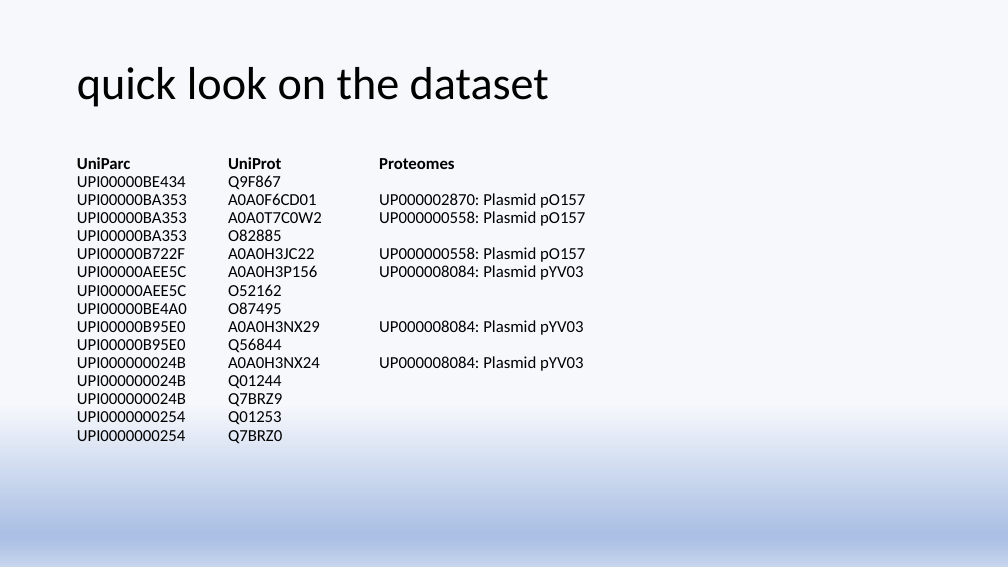
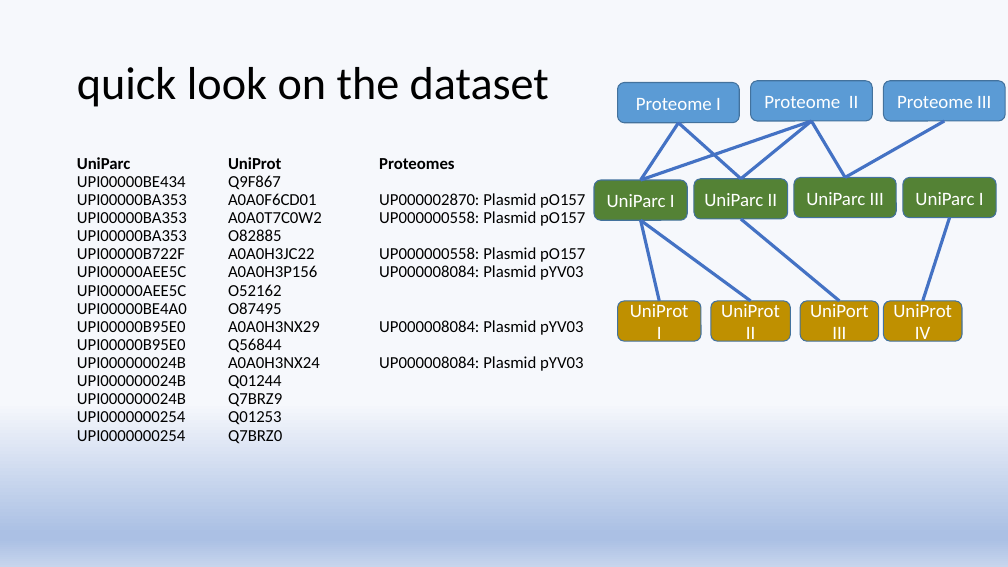
Before and after one commit to amnonbleich/AML, a slide deck: slide 2 of task_02/aml-ex2.pptx. Drawn at 1008x567 pixels with LibreOffice and Linux fonts; fonts in the diff are those of the drawing. Boxes give left, top, right and bottom in pixels: in the first picture for what was removed or moved away, otherwise in the second. Text is boxed around its words. In the diff, an @@ line names an element or a change of style, - is before the commit and + after.

```diff
--- a/task_02/aml-ex2.pptx
+++ b/task_02/aml-ex2.pptx
@@ rounded rectangle added at [618, 82, 740, 123], fill #5B9BD5, outline #43739E 1 pt, 18 pt, text #FFFFFF @@
+Proteome I
@@ rounded rectangle added at [751, 81, 873, 121], fill #5B9BD5, outline #43739E 1 pt, 18 pt, text #FFFFFF @@
+Proteome II
@@ rounded rectangle added at [884, 81, 1006, 121], fill #5B9BD5, outline #43739E 1 pt, 18 pt, text #FFFFFF @@
+Proteome III
@@ line added from (640, 180) to (678, 123), #4472C4 3 pt @@
@@ line added from (640, 180) to (811, 121), #4472C4 3 pt @@
@@ line added from (741, 178) to (678, 123), #4472C4 3 pt @@
@@ line added from (741, 178) to (811, 121), #4472C4 3 pt @@
@@ line added from (845, 178) to (811, 121), #4472C4 3 pt @@
@@ line added from (845, 178) to (944, 121), #4472C4 3 pt @@
@@ rounded rectangle added at [694, 178, 788, 219], fill #548235, outline #43739E 1 pt, 18 pt, text #FFFFFF @@
+UniParc II
@@ rounded rectangle added at [794, 178, 896, 218], fill #548235, outline #43739E 1 pt, 18 pt, text #FFFFFF @@
+UniParc III
@@ line added from (845, 178) to (845, 178), #4472C4 0.5 pt @@
@@ rounded rectangle added at [903, 178, 996, 218], fill #548235, outline #43739E 1 pt, 18 pt, text #FFFFFF @@
+UniParc I
@@ rounded rectangle added at [594, 180, 687, 220], fill #548235, outline #43739E 1 pt, 18 pt, text #FFFFFF @@
+UniParc I
@@ line added from (659, 301) to (640, 220), #4472C4 3 pt @@
@@ line added from (751, 301) to (640, 220), #4472C4 3 pt @@
@@ line added from (839, 301) to (741, 219), #4472C4 3 pt @@
@@ line added from (923, 301) to (950, 218), #4472C4 3 pt @@
@@ rounded rectangle added at [618, 301, 701, 341], fill #BF9000, outline #43739E 1 pt, 18 pt, text #FFFFFF @@
+UniProt I
@@ rounded rectangle added at [711, 301, 790, 341], fill #BF9000, outline #43739E 1 pt, 18 pt, text #FFFFFF @@
+UniProt II
@@ rounded rectangle added at [800, 301, 879, 341], fill #BF9000, outline #43739E 1 pt, 18 pt, text #FFFFFF @@
+UniPort III
@@ rounded rectangle added at [884, 301, 963, 341], fill #BF9000, outline #43739E 1 pt, 18 pt, text #FFFFFF @@
+UniProt IV
```
Also in this commit, not shown: 1 other slide changed, 3 slides added, 2 slides removed, 3 other files.
